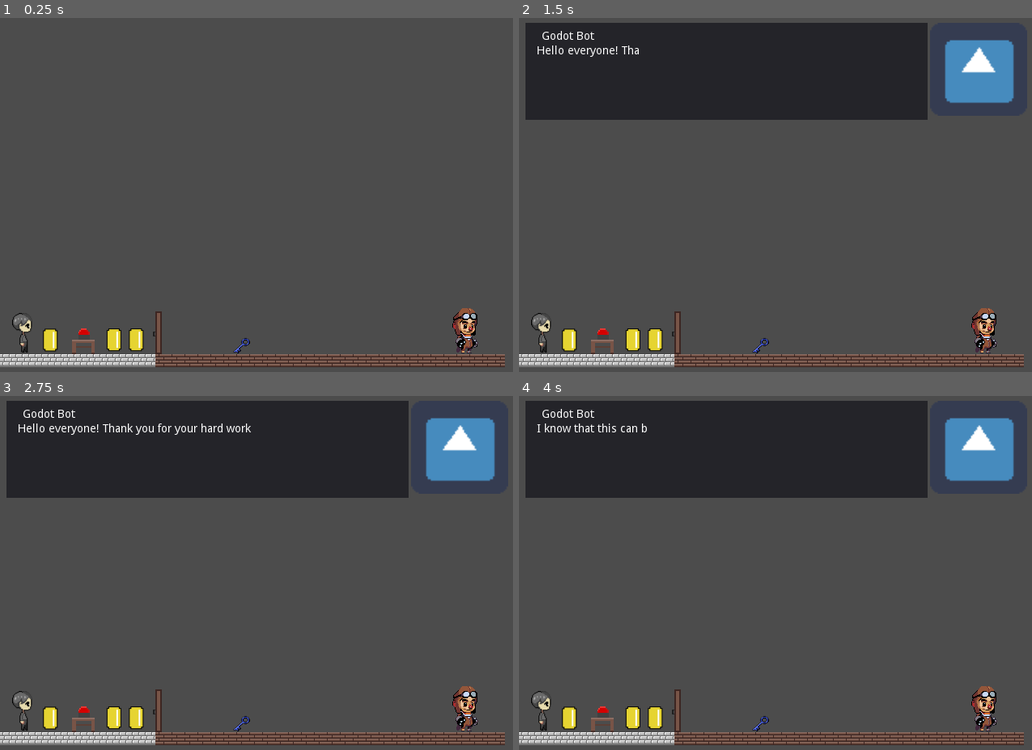
Above: before the commit, frames 1-4 (two rows, left to right).
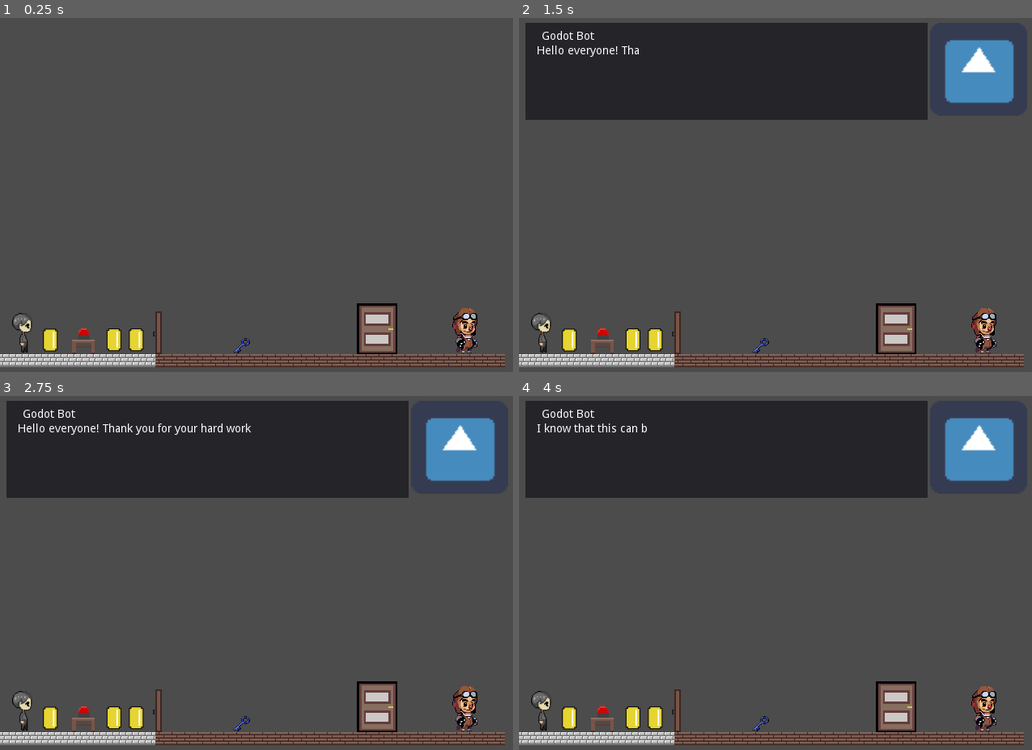
Above: after the commit, the same moments.

Repository: bkuon/Reverie
Game: Godot game, scene res://world.tscn
Two runs of this game, one before a commit and one after it. Both use one fixed random seed, a clock stepped at 60 frames per second and the inputs below. The engine's default icon, where the game draws it, is replaced by a stand-in: a white triangle on a blue panel in a dark square.
Inputs:
- Up to frame 1 (0.25 s): no input
- Up to frame 2 (1.5 s): tap Enter at 0.5 s; hold Right (ui_right) 0.53-1.28 s; tap Z (interact) at 0.6, 1.35 s; tap Space at 1.25 s; hold Down (ui_down) from 1.28 s (still down)
- Up to frame 3 (2.75 s): tap Enter at 2 s; release Down (ui_down) at 2.03 s; hold Right (ui_right) from 2.03 s (still down); tap Z (interact) at 2.1 s
- Up to frame 4 (4 s): tap Space at 2.75 s; release Right (ui_right) at 2.78 s; hold Up (ui_up) 2.78-3.53 s; tap Z (interact) at 2.85, 3.6 s; tap Enter at 3.5 s; hold Left (ui_left) from 3.53 s (still down)

The runs differ from the first frame. In frame 1, 1.0% of the frame differs, in the area x 69-78%, y 80-95%; in frame 2, 1.0%; in frame 3, 1.0%; in frame 4, 1.0%.

Commit message:
Aram code merged, 'a' button not working

Diff:
--- /dev/null
+++ b/Door.tscn
@@ -0,0 +1,24 @@
+[gd_scene load_steps=4 format=2]
+
+[ext_resource path="res://Door.gd" type="Script" id=1]
+[ext_resource path="res://images/Environment/door.png" type="Texture" id=2]
+
+[sub_resource type="RectangleShape2D" id=1]
+extents = Vector2( 26.2919, 31.5248 )
+
+[node name="Door" type="Area2D"]
+position = Vector2( -1.52588e-005, -0.663422 )
+script = ExtResource( 1 )
+__meta__ = {
+"_edit_group_": true
+}
+world_scene = "res://world2.tscn"
+
+[node name="CollisionShape2D" type="CollisionShape2D" parent="."]
+position = Vector2( -1.11993, 1.35443 )
+shape = SubResource( 1 )
+
+[node name="sprite" type="Sprite" parent="."]
+position = Vector2( -0.0863647, 2.20927 )
+scale = Vector2( 2.7696, 2.80532 )
+texture = ExtResource( 2 )
--- a/KinematicBody2D.gd
+++ b/KinematicBody2D.gd
@@ -7,7 +7,7 @@
 
 var motion = Vector2()
 var obj_name: String
-var obj
+var obj = null
 
 func _physics_process(delta):
 	#motion.y += GRAVITY
@@ -21,7 +21,7 @@
 		$sprite.flip_h = true
 		$sprite.play("walk")
 	elif Input.is_action_just_pressed("interact"):
-		if obj and obj_name != "" and obj.can_speak:
+		if obj and obj_name != "" and obj_name != "Door" and obj.can_speak:
 			get_node("../DialogueParser").init_dialogue(obj_name)
 	else:
 		motion.x=0
--- /dev/null
+++ b/MC_Sprite.tscn
@@ -0,0 +1,37 @@
+[gd_scene load_steps=7 format=2]
+
+[ext_resource path="res://KinematicBody2D.gd" type="Script" id=1]
+[ext_resource path="res://images/MC/MC-1.png" type="Texture" id=2]
+[ext_resource path="res://images/MC/MC-2.png" type="Texture" id=3]
+[ext_resource path="res://images/MC/MC-3.png" type="Texture" id=4]
+
+[sub_resource type="SpriteFrames" id=1]
+animations = [ {
+"frames": [ ExtResource( 2 ) ],
+"loop": true,
+"name": "idle",
+"speed": 5.0
+}, {
+"frames": [ ExtResource( 2 ), ExtResource( 3 ), ExtResource( 2 ), ExtResource( 4 ) ],
+"loop": true,
+"name": "walk",
+"speed": 5.0
+} ]
+
+[sub_resource type="RectangleShape2D" id=2]
+extents = Vector2( 13, 24 )
+
+[node name="MC_Sprite" type="KinematicBody2D" groups=[
+"player",
+]]
+z_index = 1
+z_as_relative = false
+script = ExtResource( 1 )
+
+[node name="sprite" type="AnimatedSprite" parent="."]
+frames = SubResource( 1 )
+animation = "idle"
+
+[node name="CollisionShape2D" type="CollisionShape2D" parent="."]
+position = Vector2( 0, 1 )
+shape = SubResource( 2 )
--- a/door.gd
+++ b/door.gd
@@ -1,32 +1,16 @@
-extends Node
+#Door.gd
 
-var open = false
-onready var globals = get_node("/root/Globals")
-var dooropen = preload("res://images/Items/dooropen.png")
-var doorclosed = preload("res://images/Items/doorclosed.png")
-
-var can_speak = false
-var can_interact = true
-
-onready var door = get_node("doorObj/doorSprite")
-
-func _input(event):
-	if event is InputEventKey:
-		if event.pressed and event.scancode == KEY_Z and can_interact:
-			var unlocked = globals.unlocked
-			var bodies = $doorObj.get_overlapping_bodies()
-			for b in bodies:
-				if b.name == "MC_Sprite":
-					if unlocked == true:
-						open = !open
-						if open == true:
-							door.texture = dooropen
-							$CollisionShape2D2.disabled = true #change collision layer so it no longer colides
-						elif open == false:
-							door.texture = doorclosed
-							$CollisionShape2D2.disabled = false #change collision layer so it collides
+extends Area2D
 
 
-#func _on_door_body_entered(body):
-	#if body.name == "MC_Sprite":
-		#print("Collision with door!")
+
+export(String, FILE, "*,tscn") var world_scene
+
+func _physics_process(delta):
+	var bodies = get_overlapping_bodies()
+	for body in bodies:
+		if body.name == "MC_Sprite":
+			if Input.is_action_just_pressed("enter_door"):
+			#go to next level
+				get_tree().change_scene(world_scene)
+				pass
--- /dev/null
+++ b/dooropenclose.gd
@@ -0,0 +1,32 @@
+extends Node
+
+var open = false
+onready var globals = get_node("/root/Globals")
+var dooropen = preload("res://images/Items/dooropen.png")
+var doorclosed = preload("res://images/Items/doorclosed.png")
+
+var can_speak = false
+var can_interact = true
+
+onready var door = get_node("doorObj/doorSprite")
+
+func _input(event):
+	if event is InputEventKey:
+		if event.pressed and event.scancode == KEY_Z and can_interact:
+			var unlocked = globals.unlocked
+			var bodies = $doorObj.get_overlapping_bodies()
+			for b in bodies:
+				if b.name == "MC_Sprite":
+					if unlocked == true:
+						open = !open
+						if open == true:
+							door.texture = dooropen
+							$CollisionShape2D2.disabled = true #change collision layer so it no longer colides
+						elif open == false:
+							door.texture = doorclosed
+							$CollisionShape2D2.disabled = false #change collision layer so it collides
+
+
+#func _on_door_body_entered(body):
+	#if body.name == "MC_Sprite":
+		#print("Collision with door!")
--- a/world.tscn
+++ b/world.tscn
@@ -6,7 +6,7 @@
 [ext_resource path="res://images/MC/MC-3.png" type="Texture" id=4]
 [ext_resource path="res://bluekey.gd" type="Script" id=5]
 [ext_resource path="res://images/Items/bluekey.png" type="Texture" id=6]
-[ext_resource path="res://door.gd" type="Script" id=7]
+[ext_resource path="res://dooropenclose.gd" type="Script" id=7]
 [ext_resource path="res://images/Items/doorclosed.png" type="Texture" id=8]
 [ext_resource path="res://images/tilesets/basic.tres" type="TileSet" id=9]
 [ext_resource path="res://button.gd" type="Script" id=10]
@@ -21,6 +21,8 @@
 [ext_resource path="res://NPC.gd" type="Script" id=19]
 [ext_resource path="res://images/npcIdle.png" type="Texture" id=20]
 [ext_resource path="res://DialogueParser.gd" type="Script" id=21]
+[ext_resource path="res://Door.tscn" type="PackedScene" id=22]
+[ext_resource path="res://Door.gd" type="Script" id=23]
 
 [sub_resource type="SpriteFrames" id=1]
 animations = [ {
@@ -69,6 +71,7 @@
 [node name="MC_Sprite" type="KinematicBody2D" parent="." groups=[
 "player",
 ]]
+editor/display_folded = true
 position = Vector2( 27.7349, 405.752 )
 script = ExtResource( 1 )
 __meta__ = {
@@ -91,6 +94,7 @@
 [node name="keyObject" type="RigidBody2D" parent="." groups=[
 "inventoryItem",
 ]]
+editor/display_folded = true
 collision_layer = 2
 collision_mask = 2
 gravity_scale = 0.0
@@ -114,6 +118,7 @@
 shape = SubResource( 4 )
 
 [node name="doorObject" type="StaticBody2D" parent="."]
+editor/display_folded = true
 script = ExtResource( 7 )
 
 [node name="CollisionShape2D2" type="CollisionShape2D" parent="doorObject"]
@@ -143,6 +148,7 @@
 tile_data = PoolIntArray( 1769472, 1, 0, 1769473, 1, 0, 1769474, 1, 0, 1769475, 1, 0, 1769476, 1, 0, 1769477, 1, 0, 176 …(492 unchanged characters)…
 
 [node name="button" type="StaticBody2D" parent="."]
+editor/display_folded = true
 script = ExtResource( 10 )
 
 [node name="table_button" type="Area2D" parent="button"]
@@ -169,6 +175,7 @@
 shape = SubResource( 8 )
 
 [node name="CoinObject" type="StaticBody2D" parent="."]
+editor/display_folded = true
 script = ExtResource( 17 )
 
 [node name="Coin" type="Area2D" parent="CoinObject"]
@@ -185,6 +192,7 @@
 shape = SubResource( 5 )
 
 [node name="CoinObject2" type="StaticBody2D" parent="."]
+editor/display_folded = true
 script = ExtResource( 17 )
 
 [node name="Coin" type="Area2D" parent="CoinObject2"]
@@ -201,6 +209,7 @@
 shape = SubResource( 5 )
 
 [node name="CoinObject3" type="StaticBody2D" parent="."]
+editor/display_folded = true
 script = ExtResource( 17 )
 
 [node name="Coin" type="Area2D" parent="CoinObject3"]
@@ -217,6 +226,7 @@
 shape = SubResource( 5 )
 
 [node name="NPC" type="StaticBody2D" parent="."]
+editor/display_folded = true
 script = ExtResource( 19 )
 
 [node name="NPC" type="Area2D" parent="NPC"]
@@ -230,6 +240,7 @@
 shape = SubResource( 9 )
 
 [node name="DialogueParser" type="Node2D" parent="."]
+editor/display_folded = true
 script = ExtResource( 21 )
 
 [node name="Panel" type="Panel" parent="DialogueParser"]
@@ -249,6 +260,14 @@
 __meta__ = {
 "_edit_use_anchors_": false
 }
+
+[node name="Door" type="Area2D" parent="." instance=ExtResource( 22 )]
+position = Vector2( 466.43, 398.821 )
+z_index = -1
+script = ExtResource( 23 )
+__meta__ = {
+"_edit_group_": true
+}
 [connection signal="area_entered" from="MC_Sprite/Area2D" to="MC_Sprite" method="_on_Area2D_area_entered"]
 [connection signal="area_exited" from="MC_Sprite/Area2D" to="MC_Sprite" method="_on_Area2D_area_exited"]
 [connection signal="done_talking" from="DialogueParser" to="MC_Sprite" method="_on_DialogueParser_done_talking"]
--- /dev/null
+++ b/world2.tscn
@@ -0,0 +1,21 @@
+[gd_scene load_steps=4 format=2]
+
+[ext_resource path="res://images/tilesets/basic.tres" type="TileSet" id=1]
+[ext_resource path="res://MC_Sprite.tscn" type="PackedScene" id=2]
+[ext_resource path="res://Door.tscn" type="PackedScene" id=3]
+
+[node name="world2" type="Node2D"]
+
+[node name="TileMap" type="TileMap" parent="."]
+tile_set = ExtResource( 1 )
+cell_size = Vector2( 16, 16 )
+cell_quadrant_size = 25
+format = 1
+tile_data = PoolIntArray( 786432, 1, 0, 983040, 1, 0, 983041, 1, 0, 983042, 1, 0, 983043, 1, 0, 983044, 1, 0, 983045, 1, 0, 983046, 1, 0, 983047, 1, 0, 983048, 1, 0, 983049, 1, 0, 983050, 1, 0, 983051, 0, 0, 983052, 0, 0, 983053, 0, 0, 983054, 0, 0, 983055, 0, 0, 983056, 0, 0, 983057, 0, 0, 983058, 0, 0, 983059, 0, 0, 983060, 0, 0, 983061, 536870912, 0 )
+
+[node name="MC_Sprite" parent="." instance=ExtResource( 2 )]
+position = Vector2( 60.6777, 214.684 )
+
+[node name="Door" parent="." instance=ExtResource( 3 )]
+position = Vector2( 23.2686, 207.094 )
+world_scene = ""
Binary file added: images/Environment/door.png
Not shown, added: images/Environment/door.png.import
Binary file added: images/Environment/tile wall.png
Not shown, added: images/Environment/tile wall.png.import
Not shown: 1 places in world.tscn that only renumber resources
